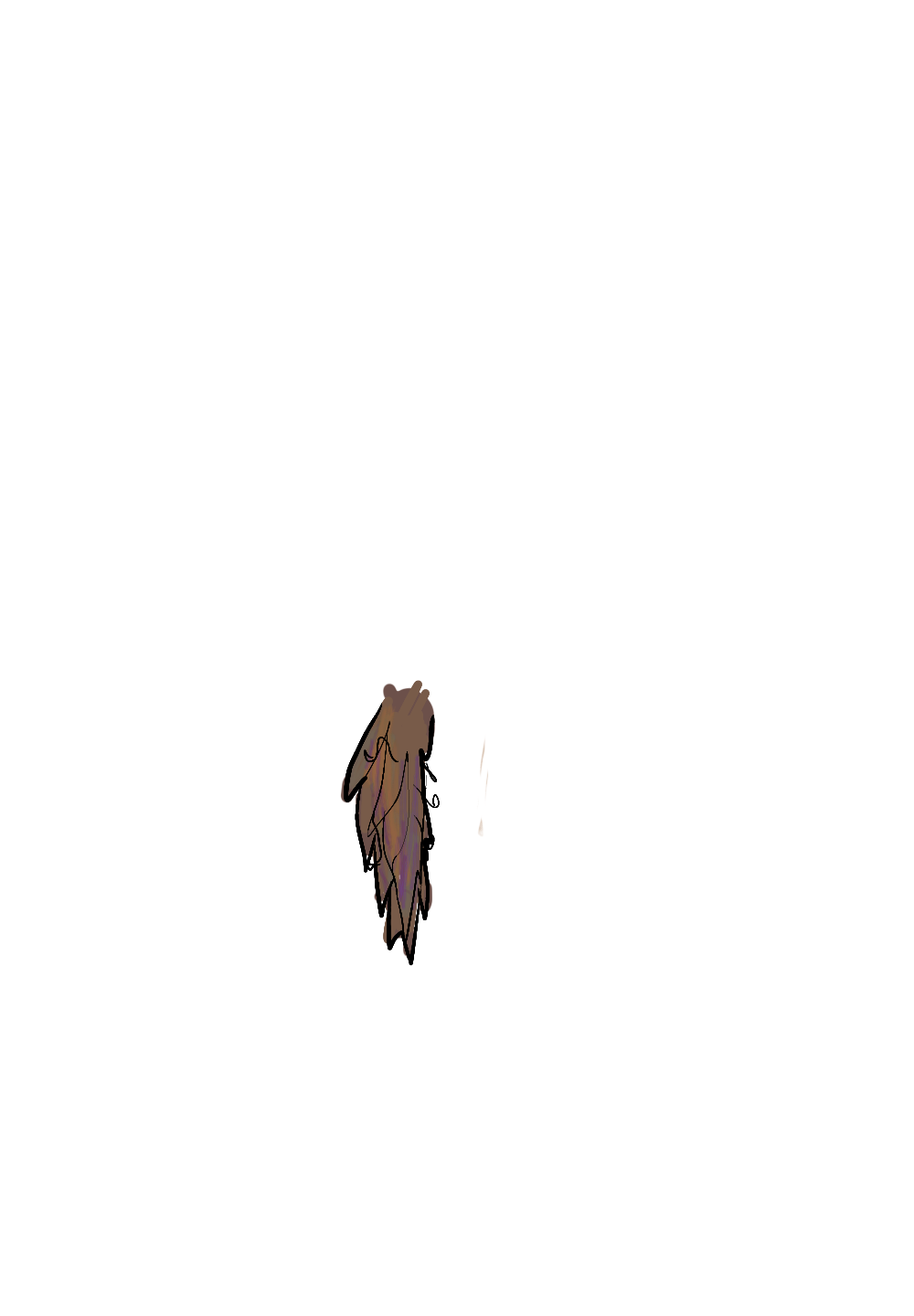
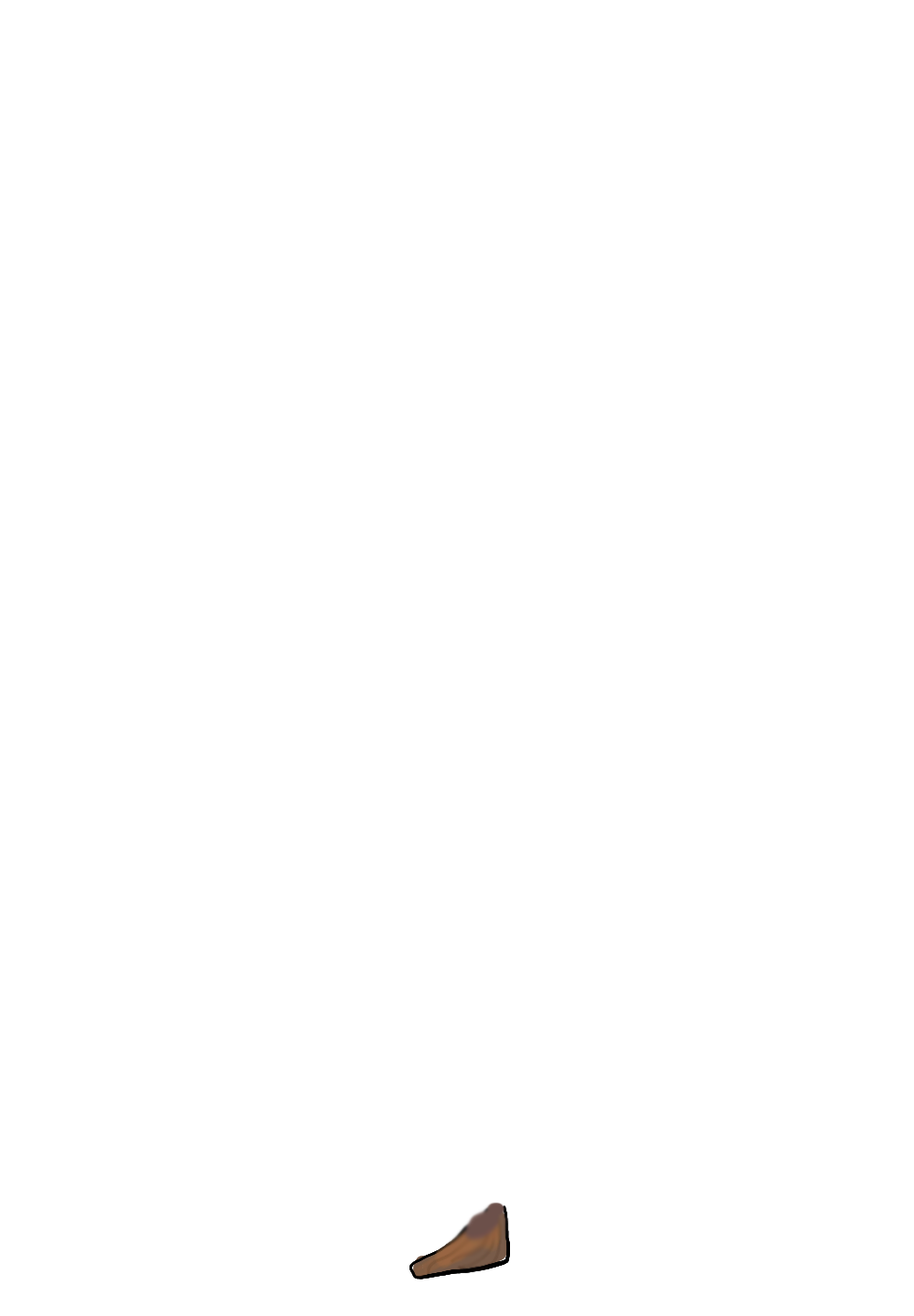
Layer changes from the first 914×1316 image to the second:
hid "piernaarribaizq" over [340, 680, 490, 967]
showed "pieder", painted on it over [409, 1202, 511, 1280]
